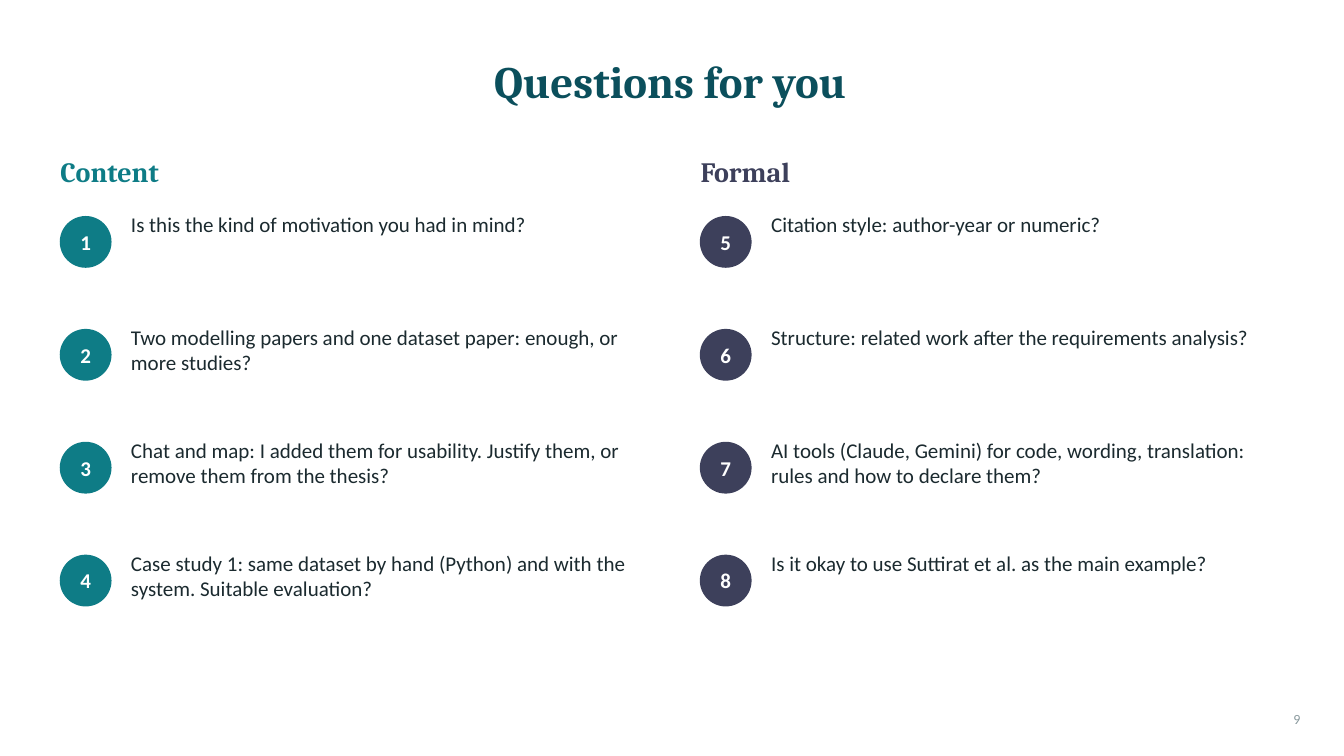
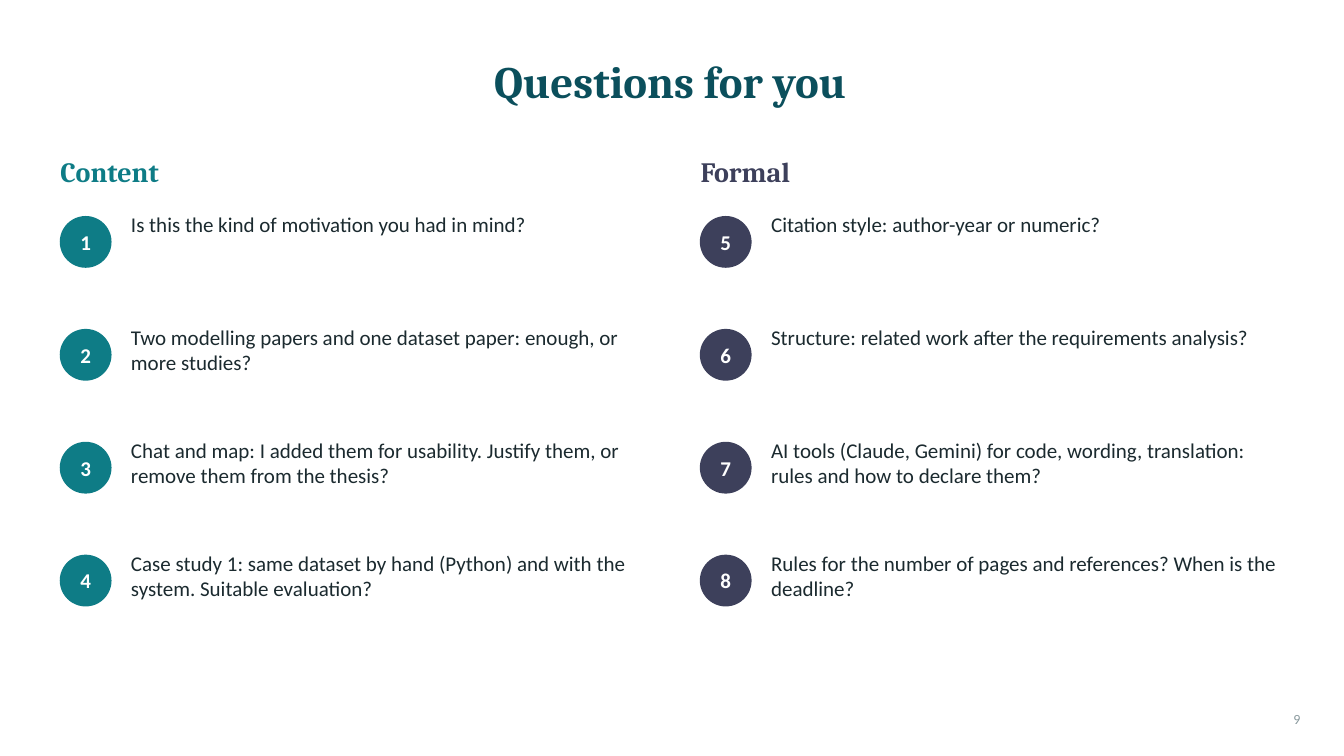
Before and after one commit to geohanibal/llm-climate-health, a slide deck: slide 9 of docs/thesis/supervisor_meetings/2026-11-02_presentation.pptx. Drawn at 1344x756 pixels with LibreOffice and Linux fonts; fonts in the diff are those of the drawing. Boxes give left, top, right and bottom in pixels: in the first picture for what was removed or moved away, otherwise in the second. Text is boxed around its words. In the diff, an @@ line names an element or a change of style, - is before the commit and + after.

```diff
--- a/docs/thesis/supervisor_meetings/2026-11-02_presentation.pptx
+++ b/docs/thesis/supervisor_meetings/2026-11-02_presentation.pptx
@@ text at bbox=[771, 556, 1275, 596]: text changed @@
-Is it okay to use Suttirat et al. as the main example?
+Rules for the number of pages and references? When is the deadline?
```
Also in this commit, not shown: 1 other file.
